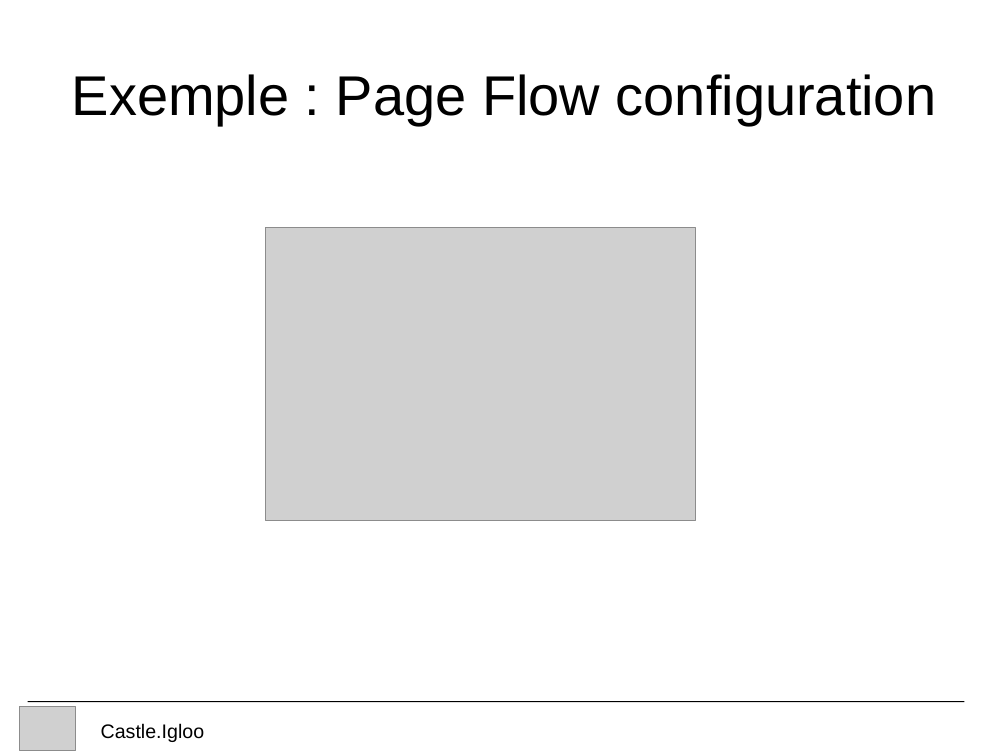
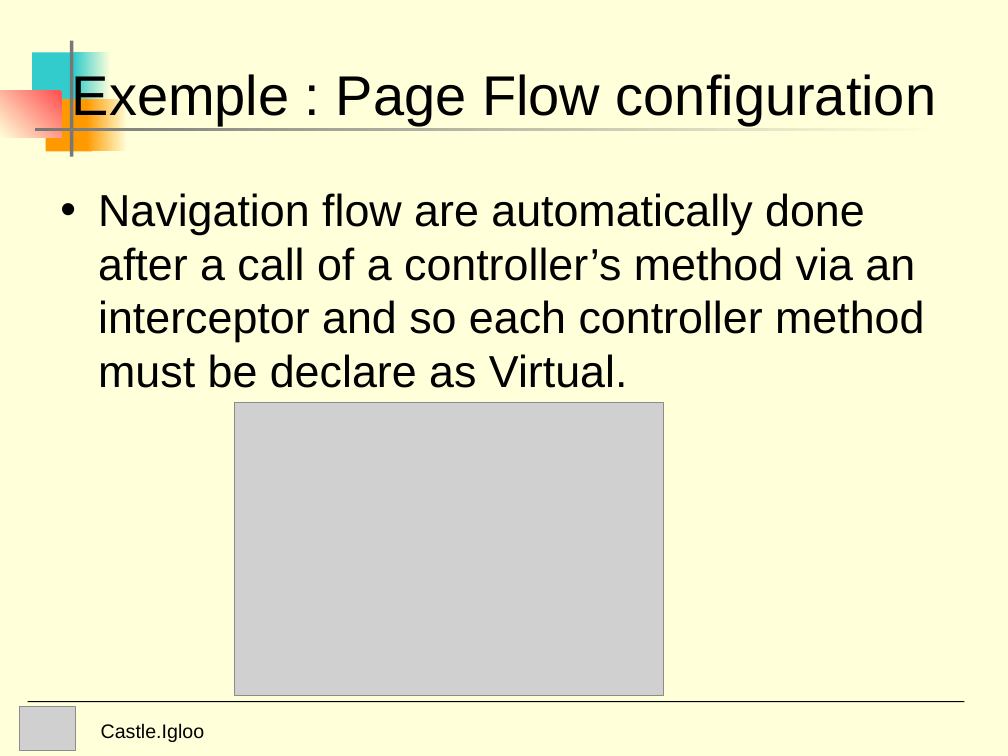
Before and after one commit to FranciscoJose74/Castle-Windosor, a slide deck: slide 15 of Experiments/Castle.Igloo/doc/Igloo Presentation.ppt (slide 11 before the commit). Drawn at 1008x756 pixels with LibreOffice and Linux fonts; fonts in the diff are those of the drawing; grey boxes stand for pictures. Boxes give left, top, right and bottom in pixels: in the first picture for what was removed or moved away, otherwise in the second. Text is boxed around its words. In the diff, an @@ line names an element or a change of style, - is before the commit and + after.

```diff
--- a/Experiments/Castle.Igloo/doc/Igloo Presentation.ppt
+++ b/Experiments/Castle.Igloo/doc/Igloo Presentation.ppt
@@ background #FFFFFF to #FFFFD9 @@
@@ rectangle added at [32,52,81,105], fill #33CCCC @@
@@ rectangle added at [70,40,73,156], fill #777777 @@
@@ rectangle added at [75,52,111,105], fill gradient #FFFFD9 to #33CCCC @@
@@ rectangle added at [0,91,61,137], fill gradient #FF5050 to #FFFFD9 @@
@@ rectangle added at [45,99,92,151], fill #FF9900 @@
@@ rectangle added at [87,99,127,151], fill gradient #FFFFD9 to #FF9900 @@
@@ rectangle added at [35,128,942,131], fill gradient #FFFFD9 to #777777 @@
@@ text added at [98,193,924,388], 32 pt, text #000000 @@
+• Navigation flow are automatically done after a call of a controller’s method via an interceptor and so each controller method must be declare as Virtual.
@@ picture: place and size @@
-picture at [266,227,696,520]
+picture at [234,402,663,696]
```
Also in this commit, not shown: 11 other slides changed, 8 slides added, 1 slide removed, 2 other files.
